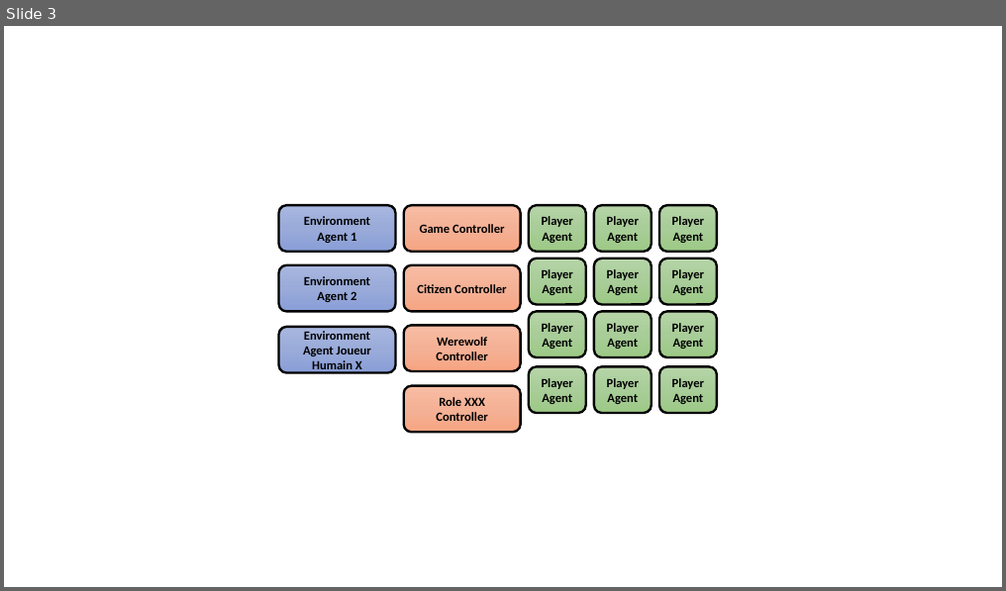
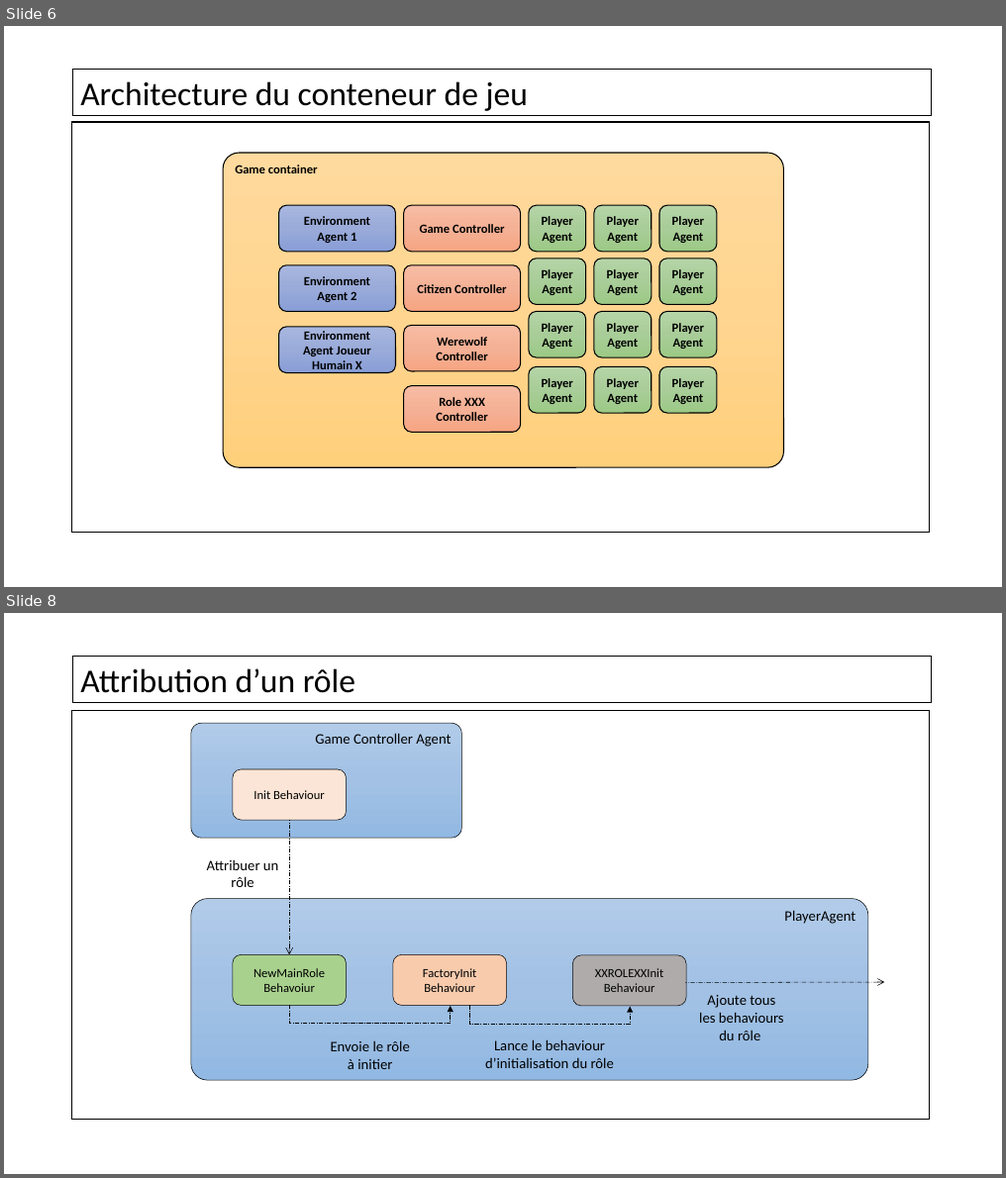
Before and after one commit to konamdav/Loup-Garou, a slide deck: Soutenance.pptx. Shown one above the other, each under a label of ours: slide 3 before the commit, slides 6 and 8 after it; the slides between them are not shown. The pictures are 1006x591 and 1006x1178 pixels, drawn with LibreOffice and Linux fonts; fonts in the diff are those of the drawing; background and template pictures are left out. Boxes give left, top, right and bottom in pixels: in the first picture for what was removed or moved away, otherwise in the second. Text is boxed around its words. In the diff, an @@ line names an element or a change of style, - is before the commit and + after.

```diff
--- a/Soutenance.pptx
+++ b/Soutenance.pptx
@@ slide 8 added at (4,613,1002,1174), background picture (left out) @@
@@ rectangle added at (73,657,931,703), fill #FFFFFF at 48% opacity, outline #000000 1 pt, 32 pt, text #000000 @@
+Attribution d’un rôle
@@ rectangle added at (72,710,930,1120), fill #FFFFFF at 48% opacity, outline #000000 1 pt @@
@@ rounded rectangle added at (191,723,462,838), fill gradient #B1CBE9 to #A3C1E5 to #93B9E4, outline #000000 0.5 pt, 14 pt, text #000000 @@
+Game Controller Agent
@@ rounded rectangle added at (233,769,347,820), fill #FBE5D6, outline #000000 0.5 pt, 12 pt, text #000000 @@
+Init Behaviour
@@ arrow added from (289, 820) to (289, 956), #000000 0.5 pt dashed @@
@@ text added at (207,860,278,887), 14 pt, text #000000 @@
+Attribuer un rôle
@@ rounded rectangle added at (191,899,868,1081), fill gradient #B1CBE9 to #A3C1E5 to #93B9E4, outline #000000 0.5 pt, 14 pt, text #000000 @@
+PlayerAgent
@@ rounded rectangle added at (233,956,347,1005), fill #A9D18E, outline #000000 0.5 pt, 12 pt, text #000000 @@
+NewMainRole
+Behavoiur
@@ rounded rectangle added at (393,956,507,1005), fill #F8CBAD, outline #000000 0.5 pt, 12 pt, text #000000 @@
+FactoryInit
+Behaviour
@@ rounded rectangle added at (573,956,687,1006), fill #AFABAB, outline #000000 0.5 pt, 12 pt, text #000000 @@
+XXROLEXXInit
+Behaviour
@@ arrow added from (686, 983) to (884, 982), #000000 0.5 pt dashed @@
@@ text added at (699,995,784,1041), 14 pt, text #000000 @@
+Ajoute tous les behaviours du rôle
@@ elbow arrow added from (290, 1005) to (450, 1006), #000000 0.5 pt dashed @@
@@ elbow arrow added from (469, 1005) to (630, 1007), #000000 0.5 pt dashed @@
@@ text added at (331,1041,410,1069), 14 pt, text #000000 @@
+Envoie le rôle à initier
@@ text added at (485,1040,614,1068), 14 pt, text #000000 @@
+Lance le behaviour d’initialisation du rôle
@@ what was slide 3 is now slide 6 @@
@@ slide 6 changed as well @@
@@ rectangle added at (73,70,931,116), fill #FFFFFF at 48% opacity, outline #000000 1 pt, 32 pt, text #000000 @@
+Architecture du conteneur de jeu
@@ rectangle added at (72,122,930,533), fill #FFFFFF at 48% opacity, outline #000000 1 pt @@
@@ rounded rectangle added at (223,153,783,468), fill gradient #FFDB9E to #FFD590 to #FFD07C, outline #000000 1 pt, 12 pt, text #000000, bold @@
+Game container
@@ outline #000000 2.25 pt to #000000 1 pt in 19 elements at (404,205,521,252), (404,266,521,312), (529,205,586,252), (594,205,651,252), (659,205,718,252), (529,259,586,305), (594,259,651,305), (659,259,718,305), (529,311,586,358), (594,311,651,358), (659,311,718,358), (529,368,586,414), (594,368,651,414), (659,368,718,414), (404,325,521,372), (279,205,395,252), (404,386,521,433), (279,266,395,312), (279,327,395,373) @@
```
Also in this commit, not shown: 12 other slides changed, 4 other slides added, 3 slides removed.
